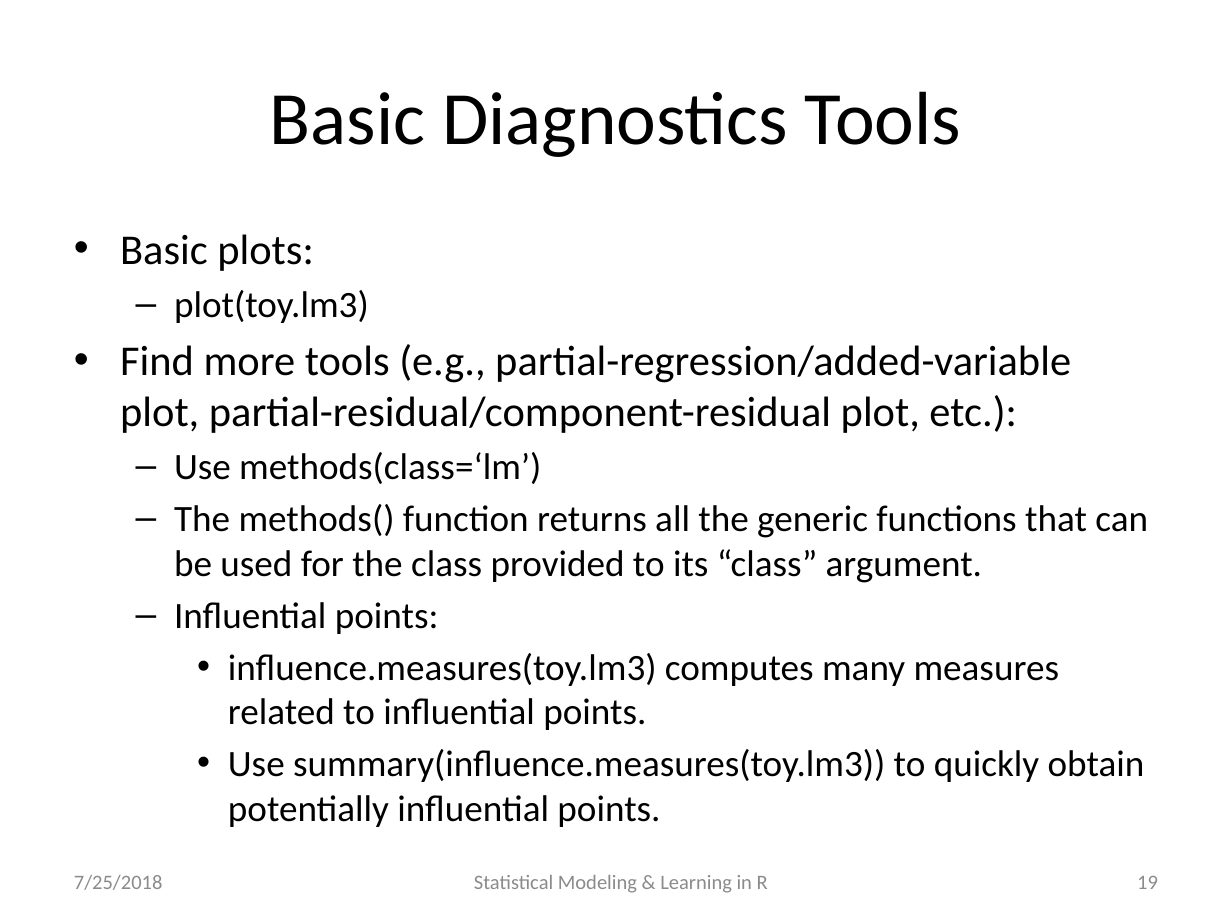
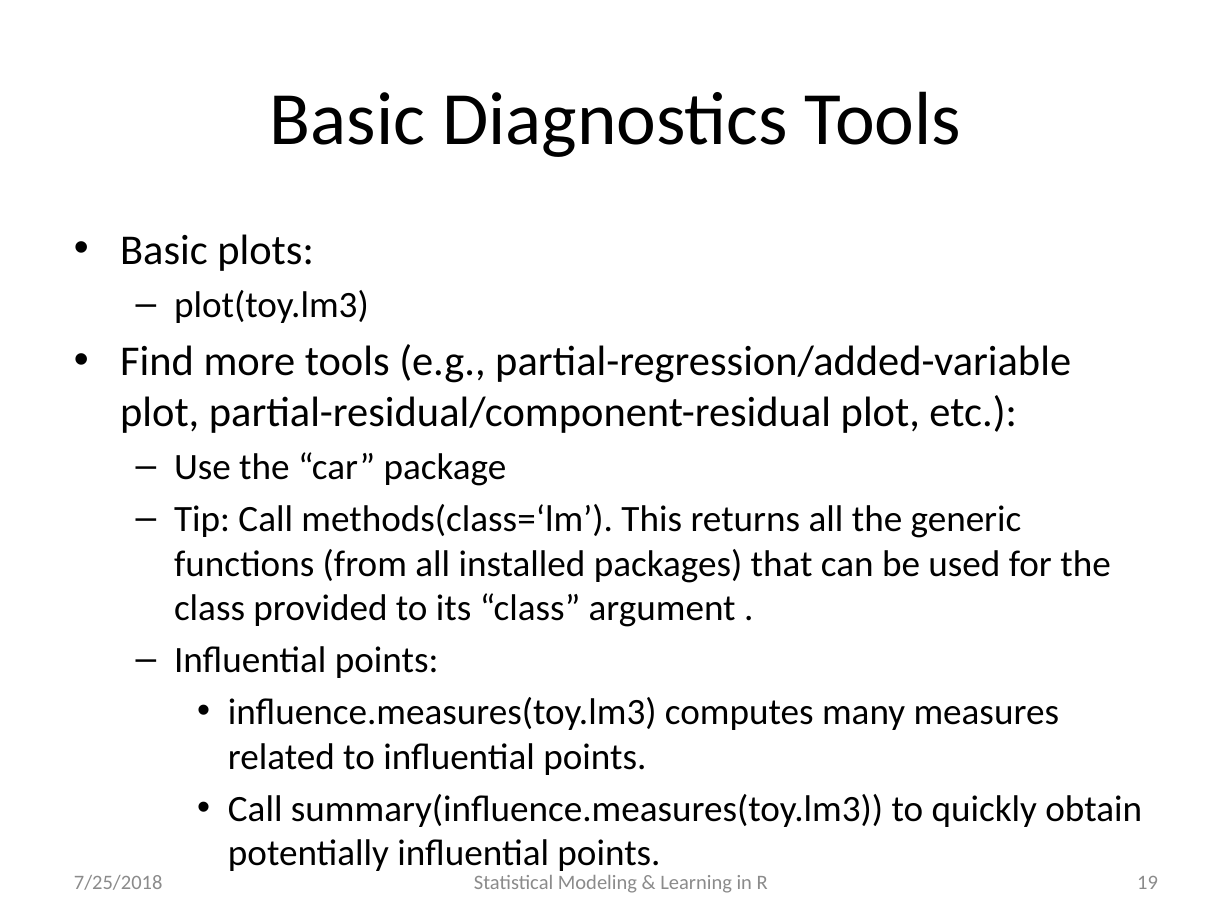
Before and after one commit to katherinesimeon/Statistical-Modeling-and-Learning-in-R, a slide deck: slide 19 of main.pptx. Drawn at 1232x924 pixels with LibreOffice and Linux fonts; fonts in the diff are those of the drawing. Boxes give left, top, right and bottom in pixels: in the first picture for what was removed or moved away, otherwise in the second. Text is boxed around its words. In the diff, an @@ line names an element or a change of style, - is before the commit and + after.

```diff
--- a/main.pptx
+++ b/main.pptx
@@ text at [174, 452, 1110, 627]: text changed @@
-  – Use methods(class=‘lm’)
-  – The methods() function returns all the generic functions that can be used for the class provided to its “class” argument.
+  – Use the “car” package
+  – Tip: Call methods(class=‘lm’). This returns all the generic functions (from all installed packages) that can be used for the class provided to its “class” argument .
@@ text at [228, 794, 1142, 827]: text changed @@
-    • Use summary(influence.measures(toy.lm3)) to quickly obtain potentially influential points.
+    • Call summary(influence.measures(toy.lm3)) to quickly obtain potentially influential points.
```
Also in this commit, not shown: 5 other slides changed, 1 other file.
